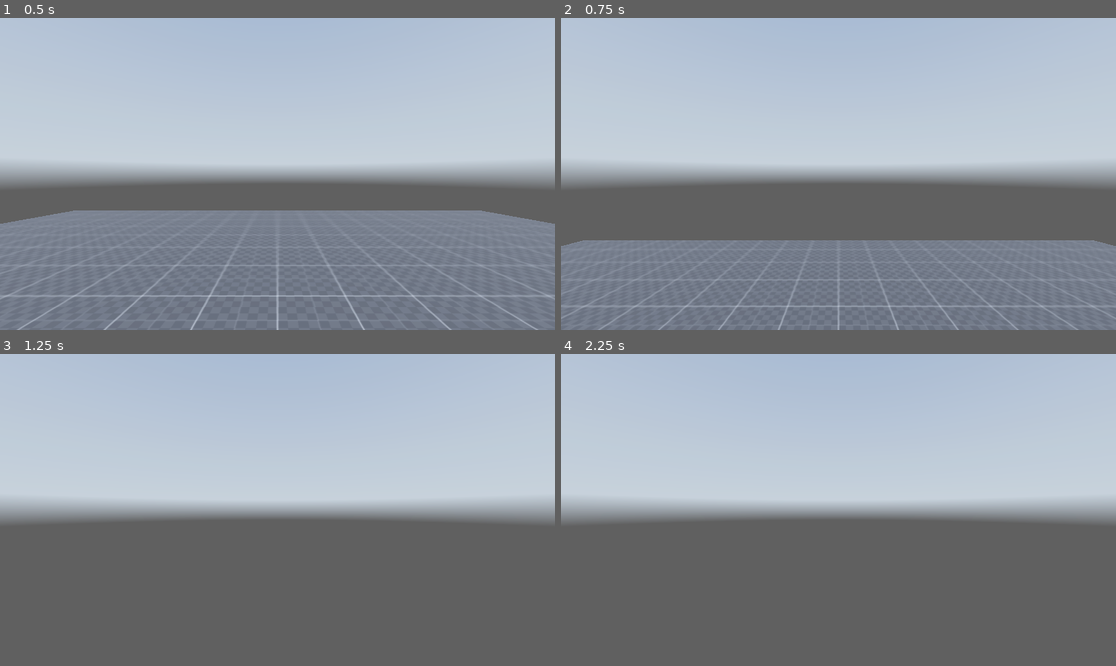
Above: before the commit, frames 1-4 (two rows, left to right).
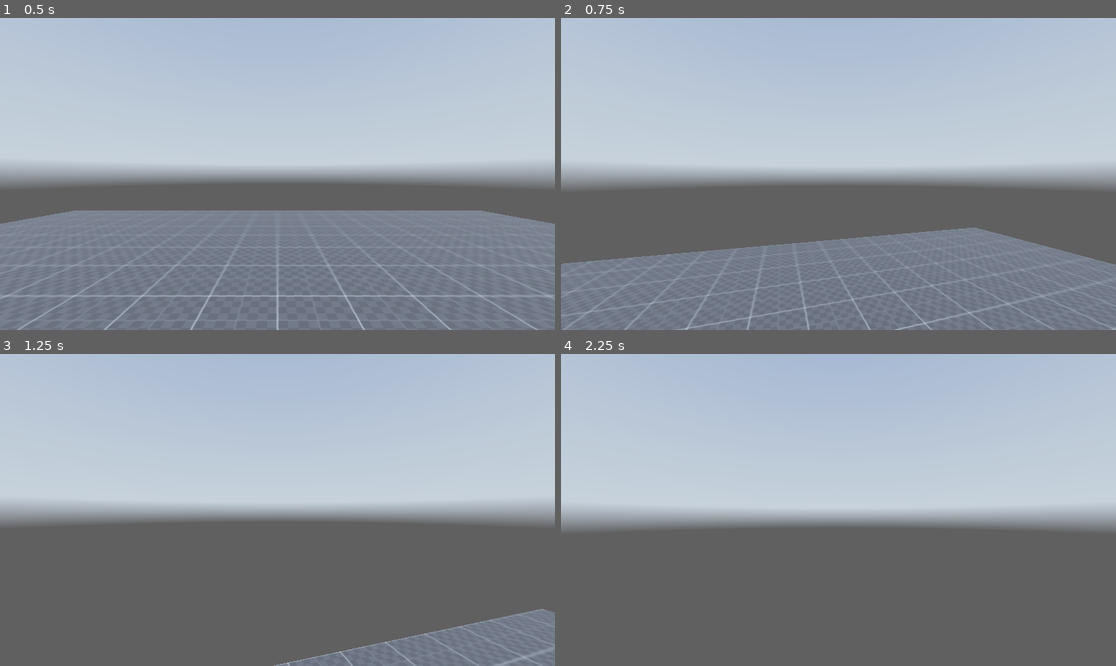
Above: after the commit, the same moments.

Repository: FahadHameed89/GodotPlayground3D
Game: Godot game, scene res://Scenes/world.tscn
Same seed, same stepped clock (60 frames per second), same inputs: the game is played once before the commit and once after it. The project has no main scene, so this scene is started directly. A sky picture missing from this copy of the repository is replaced by a grey-blue gradient.
Inputs (mouse positions are in pixels of both pictures, inside the frame that each line leads up to):
- Up to frame 1 (0.5 s): no input
- Up to frame 2 (0.75 s): tap Enter (ui_accept) at 0.5 s; move the mouse to (866, 174) at 0.52 s; hold W (forward) from 0.53 s (still down); hold Shift (sprint) from 0.53 s (still down)
- Up to frame 3 (1.25 s): keep holding W (forward); keep holding Shift (sprint); tap Enter (ui_accept) at 0.77 s
- Up to frame 4 (2.25 s): keep holding W (forward); move the mouse to (810, 510) at 1.27 s; release Shift (sprint) at 1.28 s; tap Shift (sprint) at 1.35 s; tap Enter (ui_accept) at 1.52, 2 s; move the mouse to (849, 503) at 2.02 s; hold Shift (sprint) from 2.03 s (still down)

Frame 1 is identical in both runs. In frame 2, 4.6% of the frame differs, in the area x 0-100%, y 67-100%; in frame 3, 4.9%; in frame 4, 6.9%, in the area x 0-100%, y 47-57%.

Commit message:
added mouse input for looking around

Diff:
--- a/Scripts/player.gd
+++ b/Scripts/player.gd
@@ -1,5 +1,6 @@
 extends CharacterBody3D
 
+@onready var head = $head
 
 var current_speed = 5.0
 
@@ -9,13 +10,19 @@
 
 var jump_velocity = 4.5
 
-const mouse_sens = 0.4
+const mouse_sens_h = 0.25
+const mouse_sens_v = 0.2
 
 # Get the gravity from the project settings to be synced with RigidBody nodes.
 var gravity = ProjectSettings.get_setting("physics/3d/default_gravity")
 
 func _ready():
 	Input.set_mouse_mode(Input.MOUSE_MODE_CAPTURED)
+
+func _input(event):
+	if event is InputEventMouseMotion:
+		rotate_y(deg_to_rad(event.relative.x * -mouse_sens_h))
+		head.rotate_x(deg_to_rad(event.relative.y * -mouse_sens_v))
 
 func _physics_process(delta):
 
